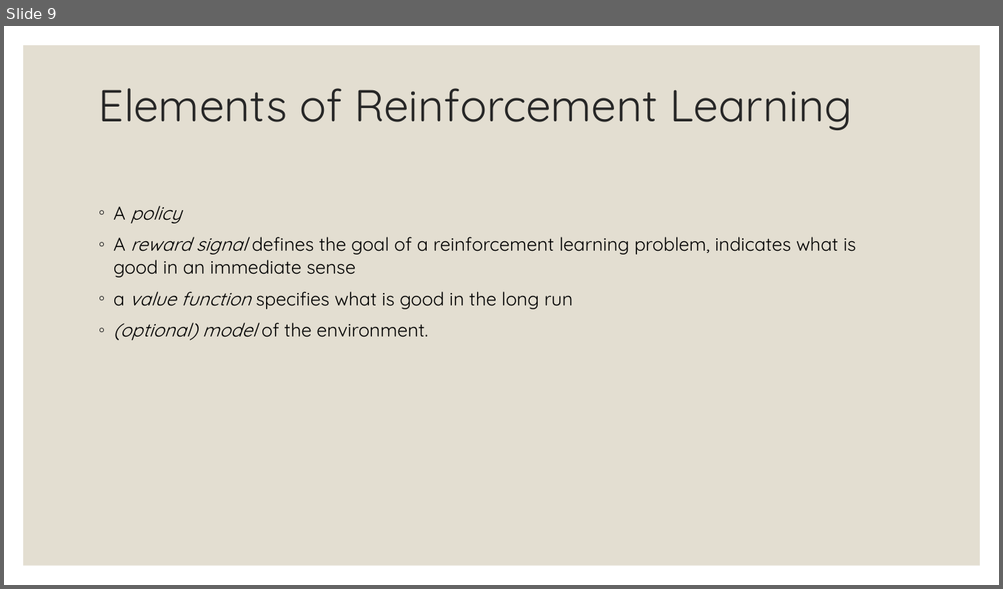
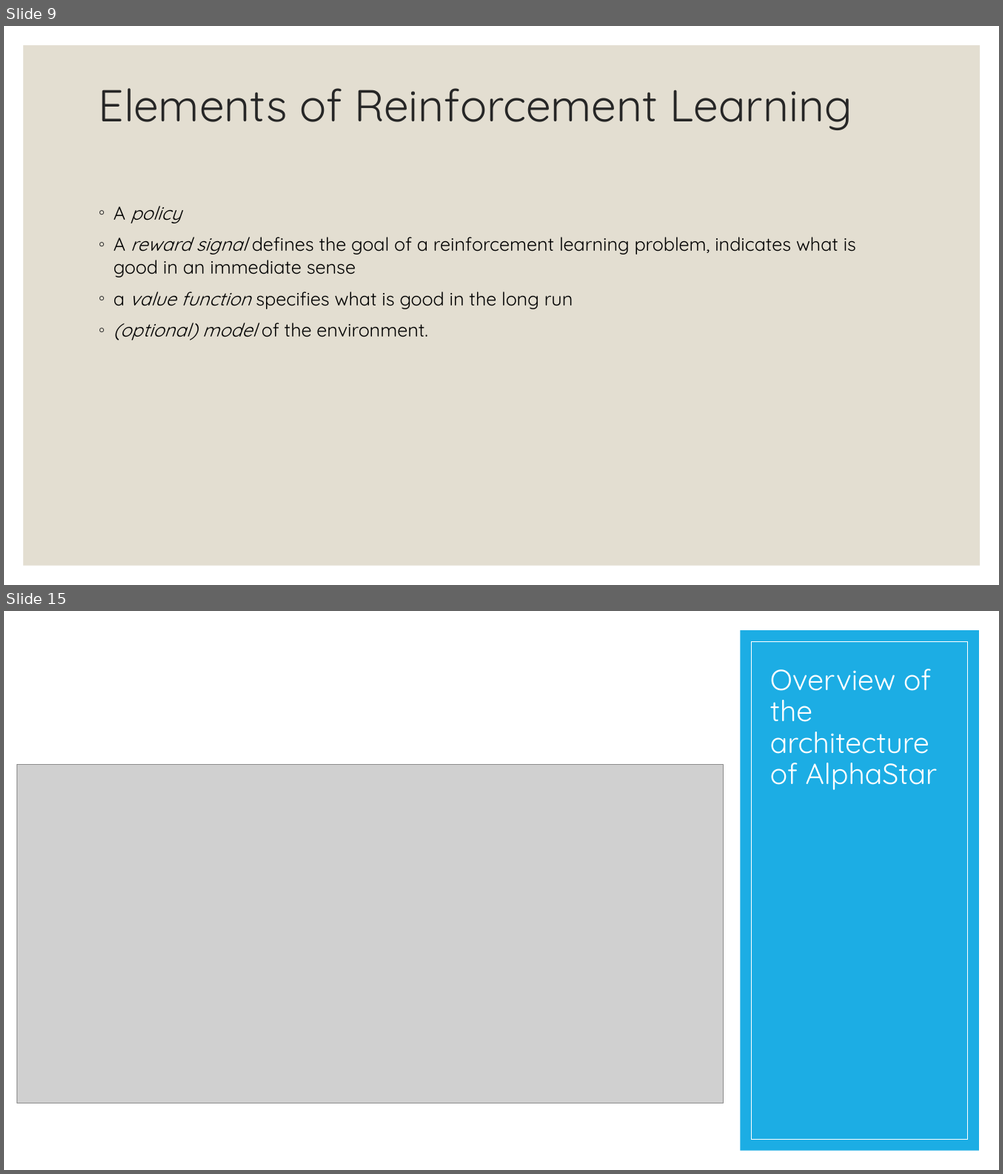
Before and after one commit to Boty22/Global-AI-Bootcamp-DRL, a slide deck: From RL to DRL.pptx. Shown one above the other, each under a label of ours: slide 9 before the commit, slides 9 and 15 after it; the slides between them are not shown. The pictures are 1003x589 and 1003x1174 pixels, drawn with LibreOffice and Linux fonts; fonts in the diff are those of the drawing; grey boxes stand for pictures. Boxes give left, top, right and bottom in pixels: in the first picture for what was removed or moved away, otherwise in the second. Text is boxed around its words. In the diff, an @@ line names an element or a change of style, - is before the commit and + after.

```diff
--- a/From RL to DRL.pptx
+++ b/From RL to DRL.pptx
@@ slide 15 added at [4, 611, 999, 1170], background #FFFFFF @@
@@ rectangle added at [740, 630, 979, 1151], fill #1CADE4 @@
@@ rectangle added at [751, 641, 967, 1140], outline #FFFFFF 0.5 pt @@
@@ title added at [770, 669, 937, 790], 28 pt, text #FFFFFF @@
+Overview of the architecture of AlphaStar
@@ picture added at [17, 765, 723, 1103] @@
```
Also in this commit, not shown: 5 other slides added.
